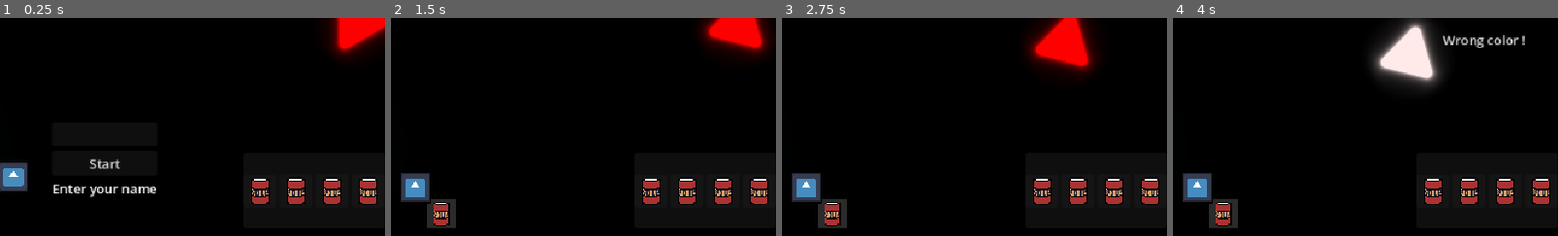
Above: before the commit, frames 1-4 (left to right).
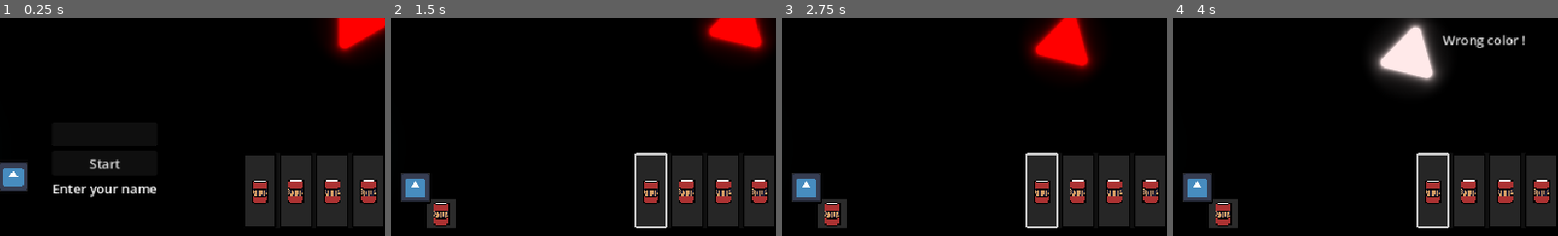
Above: after the commit, the same moments.

Repository: loco-choco/quantux-ui-experiment
Game: Godot game, scene res://scenes/main.tscn
The game is run twice, just before and just after one commit, with the same random seed, the same clock (stepped at 60 frames per second) and the same inputs. The engine's default icon, where the game draws it, is replaced by a stand-in: a white triangle on a blue panel in a dark square.
Inputs (mouse positions are % of the whole screen's width and height, from its top left):
- Up to frame 1 (0.25 s): no input
- Up to frame 2 (1.5 s): click (50, 44) at 0.52 s; type "Alex" at 0.6 s; click "Start" at 1.25 s
- Up to frame 3 (2.75 s): tap E (pickup_item) at 2, 2.1 s; move the mouse to (73, 45) at 2.02 s; click (73, 45) at 2.17 s
- Up to frame 4 (4 s): tap E (pickup_item) at 2.75, 3.5 s; move the mouse to (30, 55) at 2.77 s; tap Left (player_move_x_neg) at 2.85 s; click (30, 55) at 2.92 s; move the mouse to (60, 28) at 3.52 s; tap Right (player_move_x_pos) at 3.6 s; click (60, 28) at 3.67 s
The pictures show only the part of the screen within x 37-87%, y 17-67%; the shares and areas given below are measured in that part.

The runs differ from the first frame. In frame 1, 1.0% of the frame differs, in the area x 65-98%, y 72-86%; in frame 2, 1.5%, in the area x 63-98%, y 61-97%; in frame 3, 1.5%; in frame 4, 1.5%.

Commit message:
added selection indicator and better logic

Diff:
--- a/scenes/inventory/quick_inventory/radial_inventory_entry.tscn
+++ b/scenes/inventory/quick_inventory/radial_inventory_entry.tscn
@@ -1,17 +1,73 @@
-[gd_scene load_steps=3 format=3 uid="uid://b1ykrmc557ifc"]
+[gd_scene load_steps=6 format=3 uid="uid://b1ykrmc557ifc"]
 
 [ext_resource type="Texture2D" uid="uid://c4ovb6eqsu04x" path="res://assets/items/soup.png" id="1_al35a"]
 [ext_resource type="Script" uid="uid://o64p161ssl83" path="res://scripts/ui/inventory/radial_inventory/radial_inventory_entry.gd" id="1_x4co7"]
 
-[node name="RadialInventoryEntry" type="AspectRatioContainer"]
+[sub_resource type="StyleBoxEmpty" id="StyleBoxEmpty_al35a"]
+
+[sub_resource type="StyleBoxFlat" id="StyleBoxFlat_al35a"]
+bg_color = Color(0.16862746, 0.16862746, 0.16862746, 0.78431374)
+border_width_left = 2
+border_width_top = 2
+border_width_right = 2
+border_width_bottom = 2
+border_color = Color(0, 0, 0, 1)
+corner_radius_top_left = 2
+corner_radius_top_right = 2
+corner_radius_bottom_right = 2
+corner_radius_bottom_left = 2
+anti_aliasing_size = 0.1
+
+[sub_resource type="StyleBoxFlat" id="StyleBoxFlat_x4co7"]
+bg_color = Color(0.16862746, 0.16862746, 0.16862746, 0.78431374)
+border_width_left = 2
+border_width_top = 2
+border_width_right = 2
+border_width_bottom = 2
+corner_radius_top_left = 2
+corner_radius_top_right = 2
+corner_radius_bottom_right = 2
+corner_radius_bottom_left = 2
+anti_aliasing_size = 0.1
+
+[node name="RadialInventoryEntry" type="PanelContainer"]
+offset_right = 36.0
+offset_bottom = 39.0
 size_flags_horizontal = 3
+theme_override_styles/panel = SubResource("StyleBoxEmpty_al35a")
 script = ExtResource("1_x4co7")
 
 [node name="PanelContainer" type="PanelContainer" parent="."]
 layout_mode = 2
 
-[node name="Icon" type="TextureRect" parent="PanelContainer"]
+[node name="Diselected" type="Panel" parent="PanelContainer"]
+unique_name_in_owner = true
+layout_mode = 2
+mouse_filter = 2
+theme_override_styles/panel = SubResource("StyleBoxFlat_al35a")
+
+[node name="Selected" type="Panel" parent="PanelContainer"]
+unique_name_in_owner = true
+layout_mode = 2
+mouse_filter = 2
+theme_override_styles/panel = SubResource("StyleBoxFlat_x4co7")
+
+[node name="MarginContainer" type="MarginContainer" parent="PanelContainer"]
+layout_mode = 2
+mouse_filter = 2
+theme_override_constants/margin_left = 2
+theme_override_constants/margin_top = 2
+theme_override_constants/margin_right = 2
+theme_override_constants/margin_bottom = 2
+
+[node name="AspectRatioContainer" type="AspectRatioContainer" parent="PanelContainer/MarginContainer"]
+layout_mode = 2
+mouse_filter = 2
+
+[node name="Icon" type="TextureRect" parent="PanelContainer/MarginContainer/AspectRatioContainer"]
 unique_name_in_owner = true
 texture_filter = 1
 layout_mode = 2
+mouse_filter = 2
 texture = ExtResource("1_al35a")
+expand_mode = 1
--- a/scripts/ui/inventory/radial_inventory/radial_inventory.gd
+++ b/scripts/ui/inventory/radial_inventory/radial_inventory.gd
@@ -6,13 +6,22 @@
 
 @onready var entries : Container = $%Entries
 
+var last_entry : RadialInventoryEntry = null
+
 func _process(_delta: float) -> void:
 	var selection_vec: Vector2 = (get_local_mouse_position() - size/2 ).normalized()
 	if selection_vec.is_zero_approx():
 		return
 	var selection: int = floori(rad_to_deg(selection_vec.angle() + PI) / 360 \
 						 * entries.get_child_count()) % entries.get_child_count()
-	if Input.is_action_just_pressed("item_use"):
+	var entry_selected : RadialInventoryEntry = entries.get_child(selection) as RadialInventoryEntry
+	if last_entry != entry_selected:
+		if last_entry:
+			last_entry.show_diselected()
+		entry_selected.show_selected()
+		last_entry = entry_selected
+
+	if Input.is_action_just_pressed("inventory_select"):
 		print("Selected: ", selection)
 		menu_closed.emit()
 
@@ -21,6 +30,7 @@
 	create_entries(items)
 
 func clean_entries() -> void:
+	last_entry = null
 	for c in entries.get_children():
 		c.queue_free()
 
--- a/scripts/ui/inventory/radial_inventory/radial_inventory_entry.gd
+++ b/scripts/ui/inventory/radial_inventory/radial_inventory_entry.gd
@@ -1,9 +1,20 @@
-class_name RadialInventoryEntry extends AspectRatioContainer
+class_name RadialInventoryEntry extends Control
 
 @export var item : InventoryItem
 
+@onready var diselected: Control = $%Diselected
+@onready var selected: Control = $%Selected
 @onready var icon : TextureRect = $%Icon
 
 func _ready() -> void:
+	show_diselected()
 	if item:
 		icon.texture = item.data.texture
+
+func show_selected() -> void:
+	diselected.hide()
+	selected.show()
+
+func show_diselected() -> void:
+	diselected.show()
+	selected.hide()
